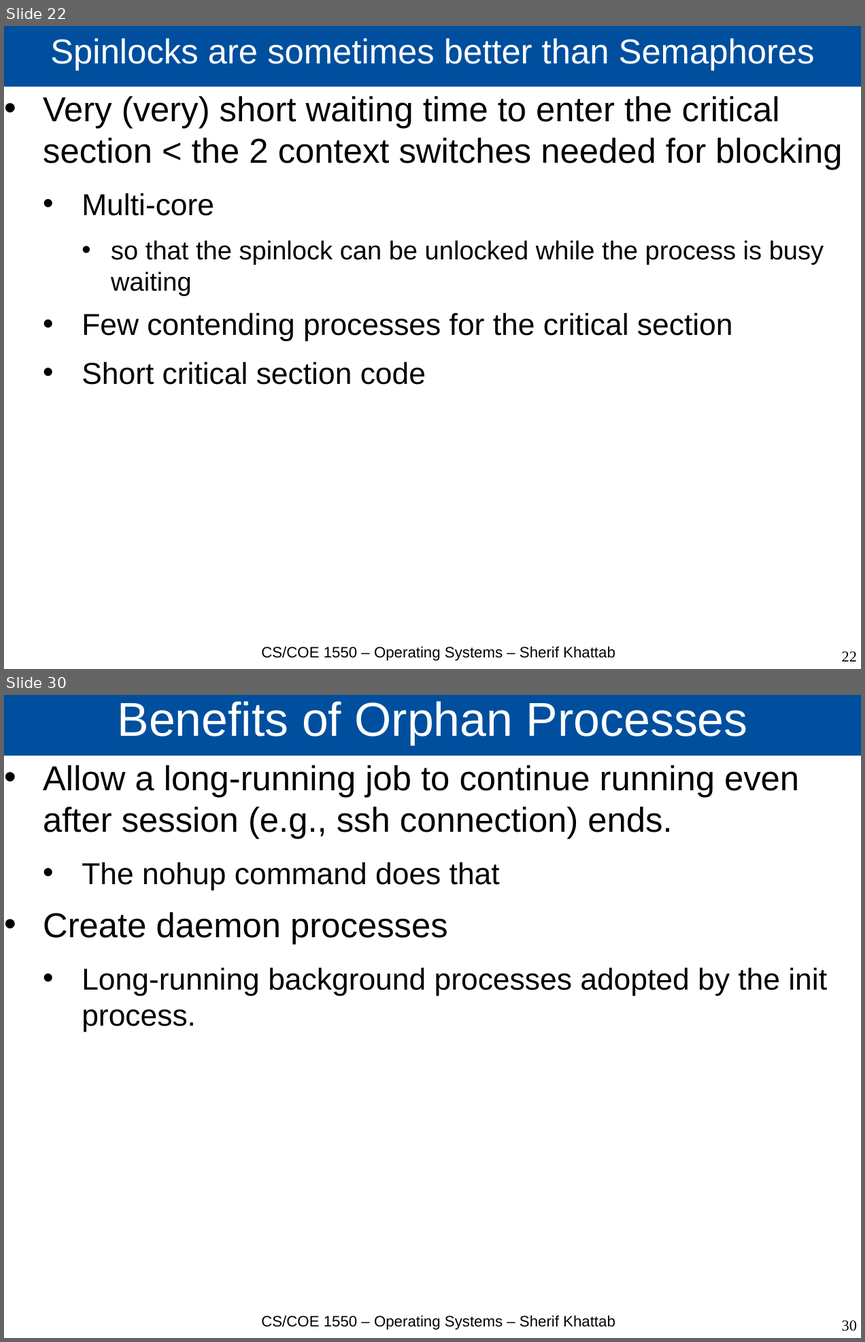
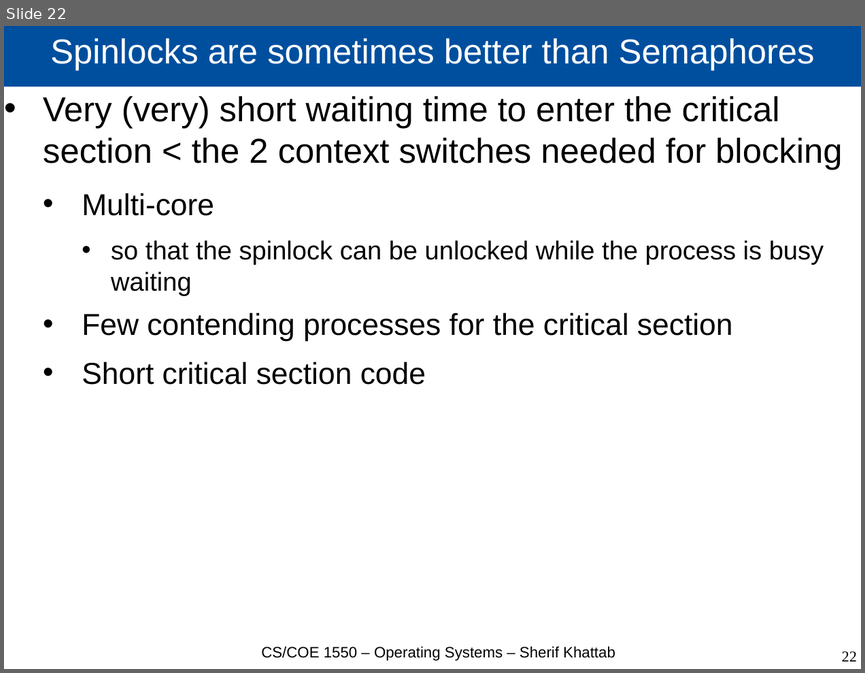
Before and after one commit to cs1550-2224/cs1550-code-handouts, a slide deck: DraftSlides/Lecture3.pptx. Shown one above the other, each under a label of ours: slides 22 and 30 before the commit, slide 22 after it; the slides between them are not shown. The pictures are 865x1342 and 865x673 pixels, drawn with LibreOffice and Linux fonts; fonts in the diff are those of the drawing. Boxes give left, top, right and bottom in pixels: in the first picture for what was removed or moved away, otherwise in the second. Text is boxed around its words. In the diff, an @@ line names an element or a change of style, - is before the commit and + after.

Commit message:
Lecture 3 after class

```diff
--- a/DraftSlides/Lecture3.pptx
+++ b/DraftSlides/Lecture3.pptx
@@ slide 30 removed at [4, 695, 861, 1338], background #FFFFFF @@
@@ title removed at [4, 695, 861, 756] @@
-Benefits of Orphan Processes
@@ text removed at [43, 765, 827, 1032] @@
-• Allow a long-running job to continue running even after session (e.g., ssh connection) ends.
-  • The nohup command does that
-• Create daemon processes
-  • Long-running background processes adopted by the init process.
@@ text removed at [261, 1315, 615, 1329] @@
-CS/COE 1550 – Operating Systems – Sherif Khattab
@@ page number removed at [842, 1320, 857, 1331] @@
-30
```
Also in this commit, not shown: 9 other slides removed, 1 other file.
